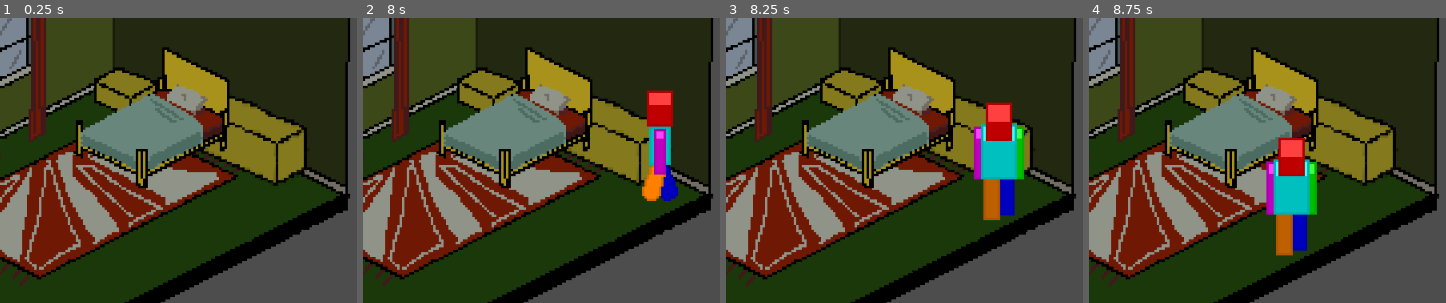
Above: before the commit, frames 1-4 (left to right).
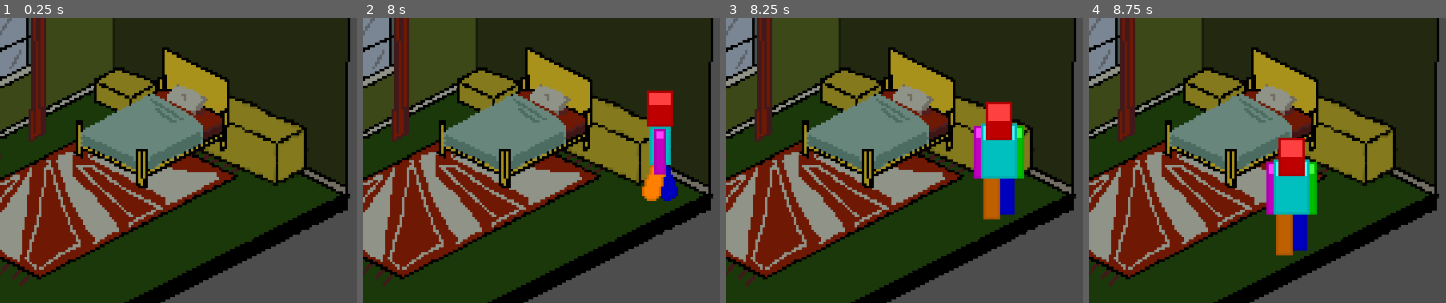
Above: after the commit, the same moments.

Repository: UMKC-GDT/Team2sprint
Game: Godot game, scene res://Scenes/Bedroom.tscn
The game is run twice, just before and just after one commit, with the same random seed, the same clock (stepped at 60 frames per second) and the same inputs. This scene is started directly instead of the project's main scene.
Inputs (mouse positions are % of the whole screen's width and height, from its top left):
- Up to frame 1 (0.25 s): no input
- Up to frame 2 (8 s): tap Enter at 0.5 s; move the mouse to (68, 43) at 0.52 s; press the mouse at (68, 43) at 0.53 s; hold W (move_up) 0.53-2.03 s; move the mouse to (73, 48) at 1.27 s; release the mouse at (73, 48) at 1.28 s; click (73, 48) at 1.35 s; move the mouse to (15, 20) at 2.02 s; press the mouse at (15, 20) at 2.03 s; hold Left (move_left) 2.03-3.53 s; move the mouse to (54, 41) at 2.77 s; release the mouse at (54, 41) at 2.78 s; click (54, 41) at 2.85 s; move the mouse to (32, 6) at 3.52 s; press the mouse at (32, 6) at 3.53 s; hold Down (move_down) 3.53-4.28 s; move the mouse to (73, 34) at 4.27 s; release the mouse at (73, 34) at 4.28 s; hold Right (move_right) 4.28-5.03 s; click (73, 34) at 4.35 s; move the mouse to (26, 48) at 5.02 s; press the mouse at (26, 48) at 5.03 s; hold W (move_up) 5.03-5.78 s; move the mouse to (60, 10) at 5.77 s; release the mouse at (60, 10) at 5.78 s; hold Right (move_right) from 5.78 s (still down); click (60, 10) at 5.85 s; move the mouse to (43, 69) at 6.52 s; press the mouse at (43, 69) at 6.53 s; move the mouse to (82, 62) at 7.27 s; release the mouse at (82, 62) at 7.28 s; click (82, 62) at 7.35 s
- Up to frame 3 (8.25 s): move the mouse to (15, 20) at 8.02 s; release Right (move_right) at 8.03 s; press the mouse at (15, 20) at 8.03 s; hold Down (move_down) from 8.03 s (still down)
- Up to frame 4 (8.75 s): keep holding Down (move_down)
The pictures show only the part of the screen within x 50-100%, y 31-81%; the shares and areas given below are measured in that part.

Frames 1-2 are identical in both runs. In frame 3, 0.3% of the frame differs, in the area x 69-84%, y 29-71%; in frame 4, nothing differs.

Commit message:
make all objects mouse detectable

Diff:
--- /dev/null
+++ b/Scenes/curtains.gd
@@ -0,0 +1,10 @@
+extends Sprite2D
+
+
+var mouse_on = false
+
+func _on_area_2d_mouse_entered() -> void:
+	mouse_on = true
+
+func _on_area_2d_mouse_exited() -> void:
+	mouse_on = false
--- a/Scenes/curtains.tscn
+++ b/Scenes/curtains.tscn
@@ -1,7 +1,17 @@
 [gd_scene format=3 uid="uid://c0yh2j1q1ttop"]
 
 [ext_resource type="Texture2D" uid="uid://dncnvuh8an5ly" path="res://Assets/V1_BGandAssets-20260928T203720Z-1-001/V1_BGandAssets/curtains_v1.png" id="1_mvm28"]
+[ext_resource type="Script" uid="uid://d3d4w7dhusjkk" path="res://Scenes/curtains.gd" id="2_3iljt"]
 
 [node name="Curtains" type="Sprite2D" unique_id=1852586239]
 scale = Vector2(3.1684213, 3.1428578)
 texture = ExtResource("1_mvm28")
+script = ExtResource("2_3iljt")
+
+[node name="Area2D" type="Area2D" parent="." unique_id=1515875252]
+
+[node name="CollisionPolygon2D" type="CollisionPolygon2D" parent="Area2D" unique_id=668937020]
+polygon = PackedVector2Array(-25.564783, -22.909086, 7.890365, -39.136356, 7.259136, 23.54545, 1.8936877, 25.136358, 2.2093022, -34.36363, -11.677741, -27.999994, -10.099668, 31.499994, -22.408638, 38.18181, -22.408638, -20.363632)
+
+[connection signal="mouse_entered" from="Area2D" to="." method="_on_area_2d_mouse_entered"]
+[connection signal="mouse_exited" from="Area2D" to="." method="_on_area_2d_mouse_exited"]
--- /dev/null
+++ b/Scenes/dresser.gd
@@ -0,0 +1,10 @@
+extends Sprite2D
+
+
+var mouse_on = false
+
+func _on_area_2d_mouse_entered() -> void:
+	mouse_on = true
+
+func _on_area_2d_mouse_exited() -> void:
+	mouse_on = false
--- a/Scenes/dresser.tscn
+++ b/Scenes/dresser.tscn
@@ -1,7 +1,17 @@
 [gd_scene format=3 uid="uid://coxoi58qf3bcn"]
 
 [ext_resource type="Texture2D" uid="uid://cupwcfdwwyuv7" path="res://Assets/V1_BGandAssets-20260928T203720Z-1-001/V1_BGandAssets/bigger_placeholder_block_v1.png" id="1_t1abr"]
+[ext_resource type="Script" uid="uid://cg347x33vxwpf" path="res://Scenes/dresser.gd" id="2_0j27c"]
 
 [node name="Dresser" type="Sprite2D" unique_id=382749505]
 scale = Vector2(3.2151163, 3.296052)
 texture = ExtResource("1_t1abr")
+script = ExtResource("2_0j27c")
+
+[node name="Area2D" type="Area2D" parent="." unique_id=292230670]
+
+[node name="CollisionPolygon2D" type="CollisionPolygon2D" parent="Area2D" unique_id=1548077091]
+polygon = PackedVector2Array(-21.150091, -16.079844, -30.792044, -10.618765, -30.481012, 3.9441125, -0.31103075, 17.900204, 12.44123, 13.652698, 11.819168, -1.8203597)
+
+[connection signal="mouse_entered" from="Area2D" to="." method="_on_area_2d_mouse_entered"]
+[connection signal="mouse_exited" from="Area2D" to="." method="_on_area_2d_mouse_exited"]
--- a/Scenes/rug.tscn
+++ b/Scenes/rug.tscn
@@ -1,12 +1,17 @@
 [gd_scene format=3 uid="uid://vg4gb32xhwrw"]
 
 [ext_resource type="Texture2D" uid="uid://cdov5ew6lb11h" path="res://Assets/V1_BGandAssets-20260928T203720Z-1-001/V1_BGandAssets/carpet_v1.png" id="1_72525"]
+[ext_resource type="Script" uid="uid://b6os80stvyupo" path="res://Scenes/rug.gd" id="2_a24m1"]
 
 [node name="Rug" type="Sprite2D" unique_id=1689549767]
 scale = Vector2(3.0372343, 3.1111104)
 texture = ExtResource("1_72525")
+script = ExtResource("2_a24m1")
 
 [node name="Area2D" type="Area2D" parent="." unique_id=1667142682]
 
 [node name="CollisionPolygon2D" type="CollisionPolygon2D" parent="Area2D" unique_id=1654639984]
 polygon = PackedVector2Array(5.9264445, -28.607151, 52.679504, -5.1428585, -27.65674, 34.071438, -74.08055, 11.89286)
+
+[connection signal="mouse_entered" from="Area2D" to="." method="_on_area_2d_mouse_entered"]
+[connection signal="mouse_exited" from="Area2D" to="." method="_on_area_2d_mouse_exited"]
--- /dev/null
+++ b/Scenes/shoebox.gd
@@ -0,0 +1,10 @@
+extends Sprite2D
+
+
+var mouse_on = false
+
+func _on_area_2d_mouse_entered() -> void:
+	mouse_on = true
+
+func _on_area_2d_mouse_exited() -> void:
+	mouse_on = false
--- a/Scenes/shoebox.tscn
+++ b/Scenes/shoebox.tscn
@@ -1,7 +1,17 @@
 [gd_scene format=3 uid="uid://di46rsmtr4wyk"]
 
 [ext_resource type="Texture2D" uid="uid://bkkd3y2y3cqyo" path="res://Assets/V1_BGandAssets-20260928T203720Z-1-001/V1_BGandAssets/weird_cabinent_v1.png" id="1_7bua8"]
+[ext_resource type="Script" uid="uid://gte5y15am0ga" path="res://Scenes/shoebox.gd" id="2_lbbba"]
 
-[node name="Shoebox?" type="Sprite2D" unique_id=1713826047]
+[node name="Shelf" type="Sprite2D" unique_id=1713826047]
 scale = Vector2(3.1925282, 3.0595245)
 texture = ExtResource("1_7bua8")
+script = ExtResource("2_lbbba")
+
+[node name="Area2D" type="Area2D" parent="." unique_id=1772580338]
+
+[node name="CollisionPolygon2D" type="CollisionPolygon2D" parent="Area2D" unique_id=1527864512]
+polygon = PackedVector2Array(-23.179123, 0, 1.5661569, -12.747079, 10.336636, -9.478598, 9.710173, 9.805446, -17.854189, 25.494158, -23.492353, 23.53307)
+
+[connection signal="mouse_entered" from="Area2D" to="." method="_on_area_2d_mouse_entered"]
+[connection signal="mouse_exited" from="Area2D" to="." method="_on_area_2d_mouse_exited"]
--- /dev/null
+++ b/Scenes/wardrobe.gd
@@ -0,0 +1,10 @@
+extends Sprite2D
+
+
+var mouse_on = false
+
+func _on_area_2d_mouse_entered() -> void:
+	mouse_on = true
+
+func _on_area_2d_mouse_exited() -> void:
+	mouse_on = false
--- a/Scenes/wardrobe.tscn
+++ b/Scenes/wardrobe.tscn
@@ -1,7 +1,17 @@
 [gd_scene format=3 uid="uid://7sn7hra0hy3g"]
 
 [ext_resource type="Texture2D" uid="uid://cyaybipdoc5af" path="res://Assets/V1_BGandAssets-20260928T203720Z-1-001/V1_BGandAssets/closet_v1.png" id="1_6b8cd"]
+[ext_resource type="Script" uid="uid://cip4k7sm4g48x" path="res://Scenes/wardrobe.gd" id="2_flhbc"]
 
 [node name="Wardrobe" type="Sprite2D" unique_id=1144019204]
 scale = Vector2(3.015464, 3.0080643)
 texture = ExtResource("1_6b8cd")
+script = ExtResource("2_flhbc")
+
+[node name="Area2D" type="Area2D" parent="." unique_id=1996922878]
+
+[node name="CollisionPolygon2D" type="CollisionPolygon2D" parent="Area2D" unique_id=543231952]
+polygon = PackedVector2Array(-26.19829, -18.616623, 11.275213, -39.227882, 26.861536, -32.24665, 25.866665, 33.57641, -10.280341, 52.19303, -26.529913, 46.541557)
+
+[connection signal="mouse_entered" from="Area2D" to="." method="_on_area_2d_mouse_entered"]
+[connection signal="mouse_exited" from="Area2D" to="." method="_on_area_2d_mouse_exited"]
Not shown, added: Scenes/curtains.gd.uid
Not shown, added: Scenes/dresser.gd.uid
Not shown, added: Scenes/shoebox.gd.uid
Not shown, added: Scenes/wardrobe.gd.uid
